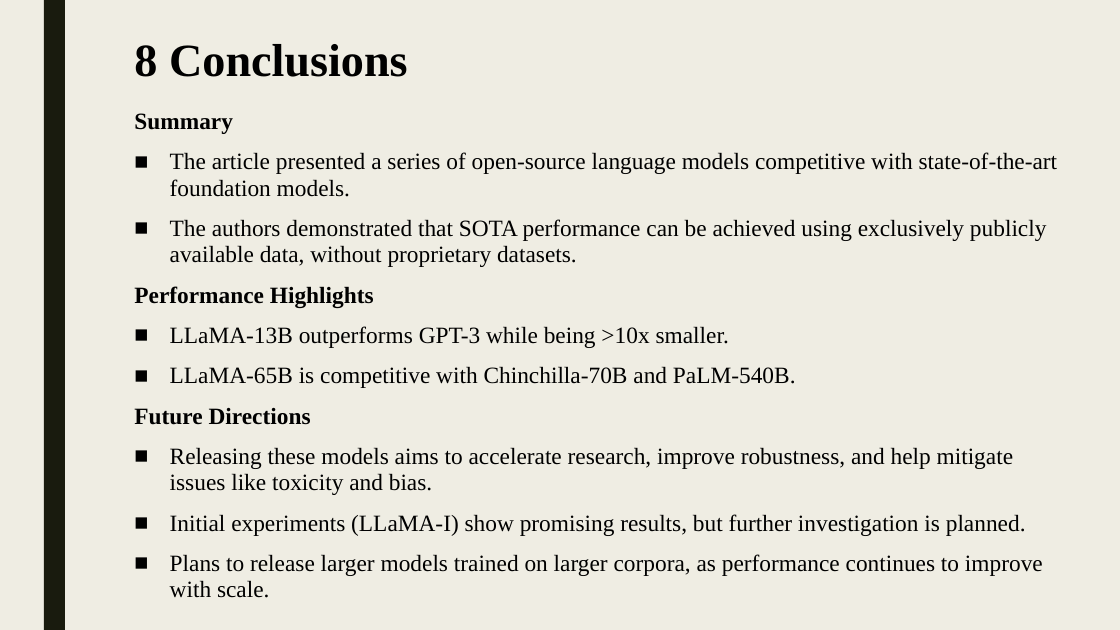
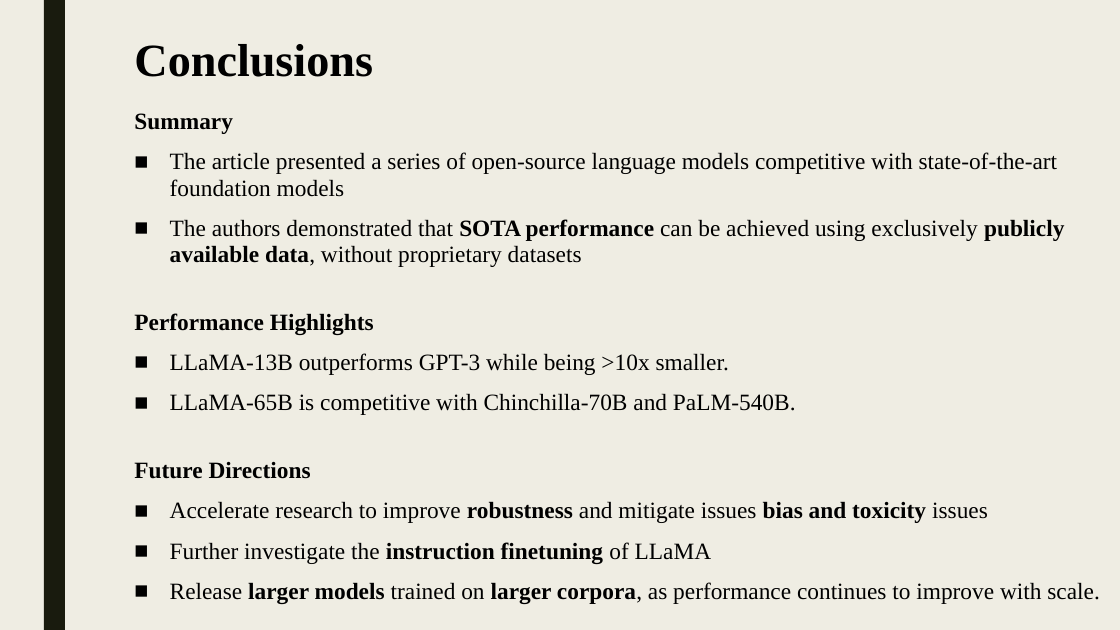
Before and after one commit to shlomi1993/llm-from-scratch, a slide deck: slide 28 of presentation/Lecture Slides.pptx (slide 30 before the commit). Drawn at 1120x630 pixels with LibreOffice and Linux fonts; fonts in the diff are those of the drawing. Boxes give left, top, right and bottom in pixels: in the first picture for what was removed or moved away, otherwise in the second. Text is boxed around its words. In the diff, an @@ line names an element or a change of style, - is before the commit and + after.

Commit message:
WIP

```diff
--- a/presentation/Lecture Slides.pptx
+++ b/presentation/Lecture Slides.pptx
@@ title at <box>134,44,373,77</box>: text changed @@
-8 Conclusions
+Conclusions
@@ text at <box>170,152,1064,267</box>: text changed @@
-■ The article presented a series of open-source language models competitive with state-of-the-art foundation models.
-■ The authors demonstrated that SOTA performance can be achieved using exclusively publicly available data, without proprietary datasets.
+■ The article presented a series of open-source language models competitive with state-of-the-art foundation models
+■ The authors demonstrated that SOTA performance can be achieved using exclusively publicly available data, without proprietary datasets
@@ text at <box>170,501,1099,604</box>: text changed @@
-■ Releasing these models aims to accelerate research, improve robustness, and help mitigate issues like toxicity and bias.
-■ Initial experiments (LLaMA-I) show promising results, but further investigation is planned.
-■ Plans to release larger models trained on larger corpora, as performance continues to improve with scale.
+■ Accelerate research to improve robustness and mitigate issues bias and toxicity issues
+■ Further investigate the instruction finetuning of LLaMA
+■ Release larger models trained on larger corpora, as performance continues to improve with scale.
```
Also in this commit, not shown: 11 other slides changed, 3 slides added, 5 slides removed.
